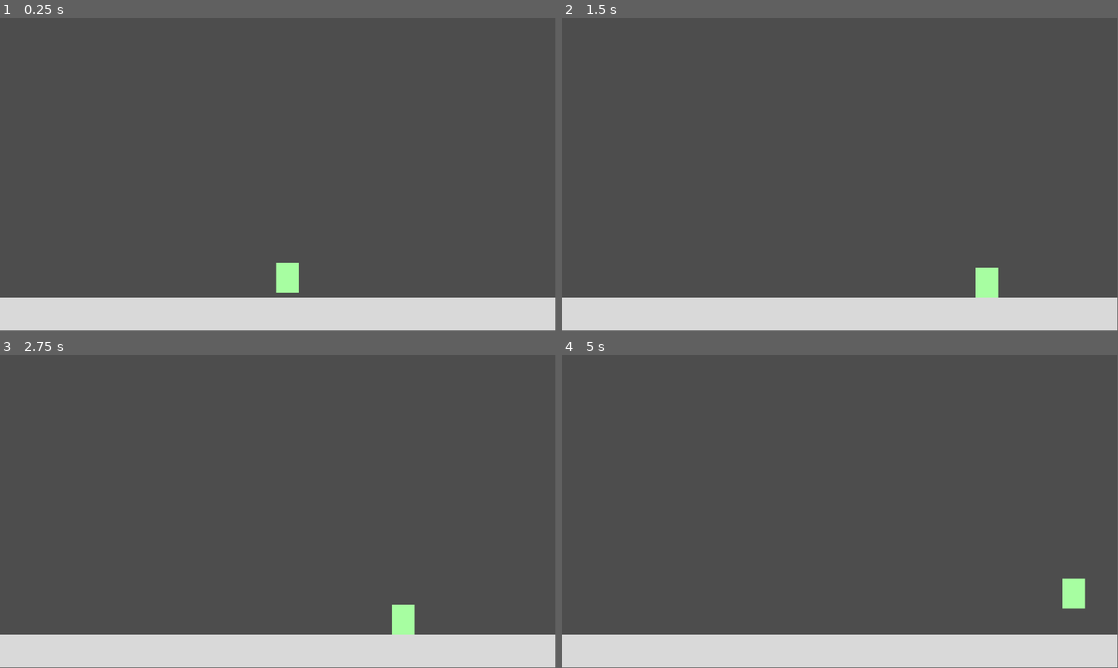
Above: before the commit, frames 1-4 (two rows, left to right).
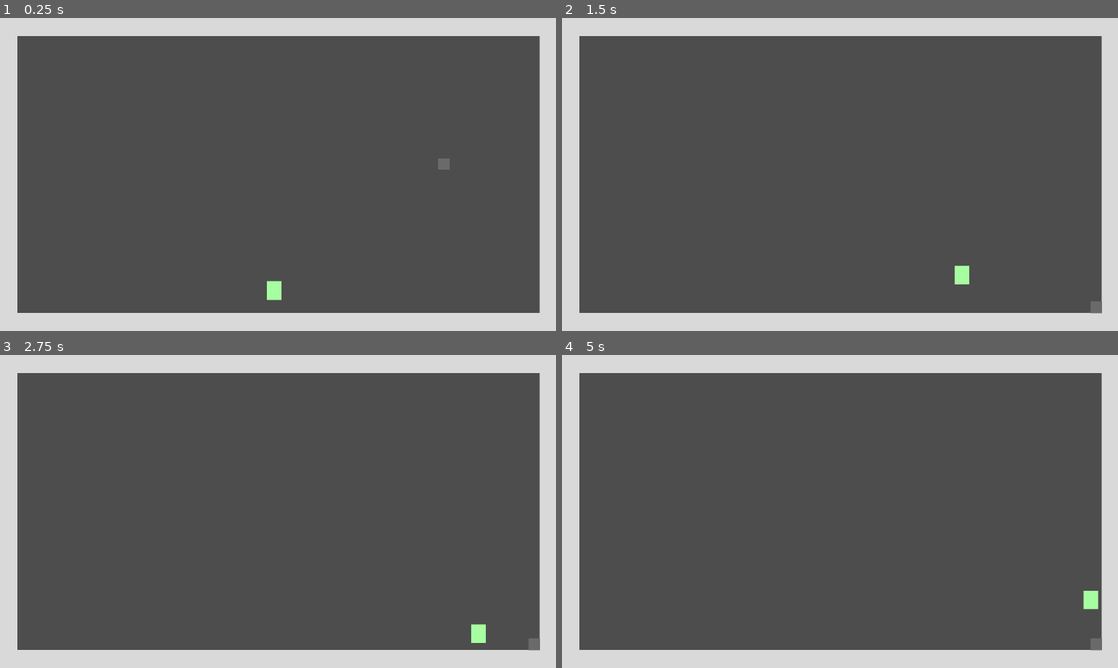
Above: after the commit, the same moments.

Repository: Harry32/ThinkyGameJam
Game: Godot game, scene res://scenes/levels/level.tscn
The game is run twice, just before and just after one commit, with the same random seed, the same clock (stepped at 60 frames per second) and the same inputs.
Inputs:
- Up to frame 1 (0.25 s): no input
- Up to frame 2 (1.5 s): tap Enter (ui_accept) at 0.5, 0.6 s; hold Shift (Gravity, bound only after the commit) 0.53-1.28 s; hold Right (ui_right) from 0.53 s (still down); tap Space (Jump, bound only after the commit) at 0.77, 1.07 s; tap Shift (Gravity, bound only after the commit) at 1.35 s
- Up to frame 3 (2.75 s): tap Space (Jump, bound only after the commit) at 1.52, 1.55, 1.82, 2.1 s; release Right (ui_right) at 2.03 s; hold Left (ui_left) from 2.03 s (still down); tap Enter (ui_accept) at 2.3 s
- Up to frame 4 (5 s): release Left (ui_left) at 2.78 s; hold Right (ui_right) 2.78-4.28 s; tap Enter (ui_accept) at 2.85, 4.35 s; tap Space (Jump, bound only after the commit) at 3.02, 3.32, 3.77, 3.8, 4.07, 4.52, 4.82 s; tap Shift (Gravity, bound only after the commit) at 3.05 s; hold Shift (Gravity, bound only after the commit) 3.53-4.28 s; hold Left (ui_left) from 4.28 s (still down)
The window is 799x449 before the commit and 800x450 after it. Grey fills any space a smaller window leaves; there, only what the larger window draws over its background counts as a difference.

The runs differ from the first frame. In frame 1, 16% of the frame differs, in the area x 0-100%, y 0-95%; in frame 2, 16%; in frame 3, 16%; in frame 4, 16%.

Commit message:
Adicionando mudança de gravidade

Diff:
--- /dev/null
+++ b/graphics/icon.svg
@@ -0,0 +1 @@
+<svg height="128" width="128" xmlns="http://www.w3.org/2000/svg"><rect x="2" y="2" width="124" height="124" rx="14" fill="#363d52" stroke="#212532" stroke-width="4"/><g transform="scale(.101) translate(122 122)"><g fill="#fff"><path d="M105 673v33q407 354 814 0v-33z"/><path fill="#478cbf" d="m105 673 152 14q12 1 15 14l4 67 132 10 8-61q2-11 15-15h162q13 4 15 15l8 61 132-10 4-67q3-13 15-14l152-14V427q30-39 56-81-35-59-83-108-43 20-82 47-40-37-88-64 7-51 8-102-59-28-123-42-26 43-46 89-49-7-98 0-20-46-46-89-64 14-123 42 1 51 8 102-48 27-88 64-39-27-82-47-48 49-83 108 26 42 56 81zm0 33v39c0 276 813 276 813 0v-39l-134 12-5 69q-2 10-14 13l-162 11q-12 0-16-11l-10-65H447l-10 65q-4 11-16 11l-162-11q-12-3-14-13l-5-69z"/><path d="M483 600c3 34 55 34 58 0v-86c-3-34-55-34-58 0z"/><circle cx="725" cy="526" r="90"/><circle cx="299" cy="526" r="90"/></g><g fill="#414042"><circle cx="307" cy="532" r="60"/><circle cx="717" cy="532" r="60"/></g></g></svg>
--- a/project.godot
+++ b/project.godot
@@ -15,6 +15,67 @@
 config/features=PackedStringArray("4.2", "GL Compatibility")
 config/icon="res://icon.svg"
 
+[autoload]
+
+GravityInformation="*res://scripts/globals/gravity_information.gd"
+
+[display]
+
+window/size/viewport_width=1920
+window/size/viewport_height=1080
+window/stretch/mode="viewport"
+
+[file_customization]
+
+folder_colors={
+"res://graphics/": "purple",
+"res://scenes/": "blue",
+"res://scripts/": "teal"
+}
+
+[input]
+
+Left={
+"deadzone": 0.5,
+"events": [Object(InputEventKey,"resource_local_to_scene":false,"resource_name":"","device":-1,"window_id":0,"alt_pressed":false,"shift_pressed":false,"ctrl_pressed":false,"meta_pressed":false,"pressed":false,"keycode":0,"physical_keycode":65,"key_label":0,"unicode":97,"echo":false,"script":null)
+, Object(InputEventKey,"resource_local_to_scene":false,"resource_name":"","device":-1,"window_id":0,"alt_pressed":false,"shift_pressed":false,"ctrl_pressed":false,"meta_pressed":false,"pressed":false,"keycode":0,"physical_keycode":4194319,"key_label":0,"unicode":0,"echo":false,"script":null)
+]
+}
+Right={
+"deadzone": 0.5,
+"events": [Object(InputEventKey,"resource_local_to_scene":false,"resource_name":"","device":-1,"window_id":0,"alt_pressed":false,"shift_pressed":false,"ctrl_pressed":false,"meta_pressed":false,"pressed":false,"keycode":0,"physical_keycode":68,"key_label":0,"unicode":100,"echo":false,"script":null)
+, Object(InputEventKey,"resource_local_to_scene":false,"resource_name":"","device":-1,"window_id":0,"alt_pressed":false,"shift_pressed":false,"ctrl_pressed":false,"meta_pressed":false,"pressed":false,"keycode":0,"physical_keycode":4194321,"key_label":0,"unicode":0,"echo":false,"script":null)
+]
+}
+Up={
+"deadzone": 0.5,
+"events": [Object(InputEventKey,"resource_local_to_scene":false,"resource_name":"","device":-1,"window_id":0,"alt_pressed":false,"shift_pressed":false,"ctrl_pressed":false,"meta_pressed":false,"pressed":false,"keycode":0,"physical_keycode":87,"key_label":0,"unicode":119,"echo":false,"script":null)
+, Object(InputEventKey,"resource_local_to_scene":false,"resource_name":"","device":-1,"window_id":0,"alt_pressed":false,"shift_pressed":false,"ctrl_pressed":false,"meta_pressed":false,"pressed":false,"keycode":0,"physical_keycode":4194320,"key_label":0,"unicode":0,"echo":false,"script":null)
+]
+}
+Down={
+"deadzone": 0.5,
+"events": [Object(InputEventKey,"resource_local_to_scene":false,"resource_name":"","device":-1,"window_id":0,"alt_pressed":false,"shift_pressed":false,"ctrl_pressed":false,"meta_pressed":false,"pressed":false,"keycode":0,"physical_keycode":83,"key_label":0,"unicode":115,"echo":false,"script":null)
+, Object(InputEventKey,"resource_local_to_scene":false,"resource_name":"","device":-1,"window_id":0,"alt_pressed":false,"shift_pressed":false,"ctrl_pressed":false,"meta_pressed":false,"pressed":false,"keycode":0,"physical_keycode":4194322,"key_label":0,"unicode":0,"echo":false,"script":null)
+]
+}
+Jump={
+"deadzone": 0.5,
+"events": [Object(InputEventKey,"resource_local_to_scene":false,"resource_name":"","device":-1,"window_id":0,"alt_pressed":false,"shift_pressed":false,"ctrl_pressed":false,"meta_pressed":false,"pressed":false,"keycode":0,"physical_keycode":32,"key_label":0,"unicode":32,"echo":false,"script":null)
+]
+}
+Gravity={
+"deadzone": 0.5,
+"events": [Object(InputEventKey,"resource_local_to_scene":false,"resource_name":"","device":-1,"window_id":0,"alt_pressed":false,"shift_pressed":false,"ctrl_pressed":false,"meta_pressed":false,"pressed":false,"keycode":0,"physical_keycode":4194325,"key_label":0,"unicode":0,"echo":false,"script":null)
+]
+}
+
+[layer_names]
+
+2d_physics/layer_1="Player"
+2d_physics/layer_2="Movable Objects"
+2d_physics/layer_3="Fixed Objects"
+
 [rendering]
 
 renderer/rendering_method="gl_compatibility"
--- a/scenes/levels/level.tscn
+++ b/scenes/levels/level.tscn
@@ -1,23 +1,75 @@
-[gd_scene load_steps=3 format=3 uid="uid://c8y7wph201vx4"]
+[gd_scene load_steps=5 format=3 uid="uid://c8y7wph201vx4"]
 
 [ext_resource type="PackedScene" uid="uid://crdgt41diya2q" path="res://scenes/player/player.tscn" id="1_2inqr"]
+[ext_resource type="PackedScene" uid="uid://dup7d17q22x3s" path="res://scenes/objects/box.tscn" id="2_vth67"]
 
 [sub_resource type="RectangleShape2D" id="RectangleShape2D_3d0cl"]
-size = Vector2(1202, 115)
+size = Vector2(1960, 115)
+
+[sub_resource type="RectangleShape2D" id="RectangleShape2D_w5y0n"]
+size = Vector2(114.5, 1101)
 
 [node name="Level" type="Node2D"]
 
 [node name="Player" parent="." instance=ExtResource("1_2inqr")]
-position = Vector2(573, 475)
+position = Vector2(946, 908)
 
-[node name="Floor" type="StaticBody2D" parent="."]
-position = Vector2(0, 580)
+[node name="Walls" type="Node2D" parent="."]
 
-[node name="CollisionShape2D" type="CollisionShape2D" parent="Floor"]
-position = Vector2(601, 57.5)
+[node name="DownWall" type="StaticBody2D" parent="Walls"]
+position = Vector2(0, 1018)
+
+[node name="DownCollision" type="CollisionShape2D" parent="Walls/DownWall"]
+position = Vector2(980, 57.5)
 shape = SubResource("RectangleShape2D_3d0cl")
 
-[node name="ColorRect" type="ColorRect" parent="Floor"]
-offset_right = 1202.0
+[node name="DownRect" type="ColorRect" parent="Walls/DownWall"]
+offset_right = 1960.0
 offset_bottom = 115.0
 color = Color(0.85098, 0.85098, 0.85098, 1)
+metadata/_edit_use_anchors_ = true
+
+[node name="UpWall" type="StaticBody2D" parent="Walls"]
+position = Vector2(0, -52)
+
+[node name="UpCollision" type="CollisionShape2D" parent="Walls/UpWall"]
+position = Vector2(980, 57.5)
+shape = SubResource("RectangleShape2D_3d0cl")
+
+[node name="UpRect" type="ColorRect" parent="Walls/UpWall"]
+offset_right = 1960.0
+offset_bottom = 115.0
+color = Color(0.85098, 0.85098, 0.85098, 1)
+metadata/_edit_use_anchors_ = true
+
+[node name="LeftWall" type="StaticBody2D" parent="Walls"]
+position = Vector2(-55, 0)
+
+[node name="LeftCollision" type="CollisionShape2D" parent="Walls/LeftWall"]
+position = Vector2(57.75, 550)
+shape = SubResource("RectangleShape2D_w5y0n")
+
+[node name="LeftRect" type="ColorRect" parent="Walls/LeftWall"]
+offset_right = 115.0
+offset_bottom = 1100.0
+color = Color(0.85098, 0.85098, 0.85098, 1)
+metadata/_edit_use_anchors_ = true
+
+[node name="RightWall" type="StaticBody2D" parent="Walls"]
+position = Vector2(1864, 0)
+
+[node name="RightCollision" type="CollisionShape2D" parent="Walls/RightWall"]
+position = Vector2(58, 550)
+shape = SubResource("RectangleShape2D_w5y0n")
+
+[node name="RightRect" type="ColorRect" parent="Walls/RightWall"]
+offset_right = 115.0
+offset_bottom = 1100.0
+color = Color(0.85098, 0.85098, 0.85098, 1)
+metadata/_edit_use_anchors_ = true
+
+[node name="Box" parent="." instance=ExtResource("2_vth67")]
+position = Vector2(1533, 476)
+collision_layer = 1
+collision_mask = 1
+gravity_scale = 1.0
--- /dev/null
+++ b/scenes/mechanics/icon.svg
@@ -0,0 +1 @@
+<svg height="128" width="128" xmlns="http://www.w3.org/2000/svg"><rect x="2" y="2" width="124" height="124" rx="14" fill="#363d52" stroke="#212532" stroke-width="4"/><g transform="scale(.101) translate(122 122)"><g fill="#fff"><path d="M105 673v33q407 354 814 0v-33z"/><path fill="#478cbf" d="m105 673 152 14q12 1 15 14l4 67 132 10 8-61q2-11 15-15h162q13 4 15 15l8 61 132-10 4-67q3-13 15-14l152-14V427q30-39 56-81-35-59-83-108-43 20-82 47-40-37-88-64 7-51 8-102-59-28-123-42-26 43-46 89-49-7-98 0-20-46-46-89-64 14-123 42 1 51 8 102-48 27-88 64-39-27-82-47-48 49-83 108 26 42 56 81zm0 33v39c0 276 813 276 813 0v-39l-134 12-5 69q-2 10-14 13l-162 11q-12 0-16-11l-10-65H447l-10 65q-4 11-16 11l-162-11q-12-3-14-13l-5-69z"/><path d="M483 600c3 34 55 34 58 0v-86c-3-34-55-34-58 0z"/><circle cx="725" cy="526" r="90"/><circle cx="299" cy="526" r="90"/></g><g fill="#414042"><circle cx="307" cy="532" r="60"/><circle cx="717" cy="532" r="60"/></g></g></svg>
--- /dev/null
+++ b/scenes/objects/box.tscn
@@ -0,0 +1,18 @@
+[gd_scene load_steps=3 format=3 uid="uid://dup7d17q22x3s"]
+
+[ext_resource type="PackedScene" uid="uid://cyywepnoyurvi" path="res://scenes/objects/object.tscn" id="1_jo6b3"]
+
+[sub_resource type="RectangleShape2D" id="RectangleShape2D_vstl0"]
+size = Vector2(40, 40)
+
+[node name="Box" instance=ExtResource("1_jo6b3")]
+
+[node name="CollisionShape2D" type="CollisionShape2D" parent="." index="0"]
+shape = SubResource("RectangleShape2D_vstl0")
+
+[node name="ColorRect" type="ColorRect" parent="." index="1"]
+offset_left = -20.0
+offset_top = -20.0
+offset_right = 20.0
+offset_bottom = 20.0
+color = Color(0.415686, 0.415686, 0.415686, 1)
--- /dev/null
+++ b/scenes/objects/object.tscn
@@ -0,0 +1,9 @@
+[gd_scene load_steps=2 format=3 uid="uid://cyywepnoyurvi"]
+
+[ext_resource type="Script" path="res://scripts/object.gd" id="1_82d72"]
+
+[node name="Object" type="RigidBody2D"]
+collision_layer = 2
+collision_mask = 7
+gravity_scale = 0.0
+script = ExtResource("1_82d72")
--- a/scenes/player/player.tscn
+++ b/scenes/player/player.tscn
@@ -6,13 +6,15 @@
 size = Vector2(47, 62)
 
 [node name="Player" type="CharacterBody2D"]
+collision_mask = 7
 script = ExtResource("1_q8xoc")
 
 [node name="CollisionShape2D" type="CollisionShape2D" parent="."]
-position = Vector2(23.5, 31)
 shape = SubResource("RectangleShape2D_6hvyj")
 
 [node name="ColorRect" type="ColorRect" parent="."]
-offset_right = 47.0
-offset_bottom = 62.0
+offset_left = -25.0
+offset_top = -32.0
+offset_right = 25.0
+offset_bottom = 32.0
 color = Color(0.654902, 0.996078, 0.631373, 1)
--- /dev/null
+++ b/scripts/globals/gravity_information.gd
@@ -0,0 +1,9 @@
+extends Node
+
+signal up_direction_change(upDirection: Vector2)
+
+var upDirection : Vector2 = Vector2.UP
+
+func update_up_direction(newUpDirection: Vector2):
+	upDirection = newUpDirection
+	up_direction_change.emit(upDirection)
--- /dev/null
+++ b/scripts/object.gd
@@ -0,0 +1,17 @@
+extends RigidBody2D
+
+var gravity = ProjectSettings.get_setting("physics/2d/default_gravity") * -1
+var gravity_vector: Vector2 = Vector2(0, 0)
+
+func _ready():
+	GravityInformation.connect("up_direction_change", change_up_direction)
+
+	gravity_vector.y = -gravity * mass
+	gravity_scale = 0
+
+func _physics_process(delta):
+	apply_central_force(gravity_vector)
+
+## Change gravity direction upon signal
+func change_up_direction(upDirection: Vector2):
+	gravity_vector = gravity * mass * upDirection
--- a/scripts/player.gd
+++ b/scripts/player.gd
@@ -1,28 +1,70 @@
 extends CharacterBody2D
 
+const SPEED = 500.0
+const JUMP_VELOCITY = 600.0
+const PUSH_FORCE = 60.0
 
-const SPEED = 300.0
-const JUMP_VELOCITY = -400.0
-
-# Get the gravity from the project settings to be synced with RigidBody nodes.
-var gravity = ProjectSettings.get_setting("physics/2d/default_gravity")
+var gravity = ProjectSettings.get_setting("physics/2d/default_gravity") * -1
 
 
 func _physics_process(delta):
-	# Add the gravity.
 	if not is_on_floor():
-		velocity.y += gravity * delta
+		calculate_gravity(delta)
 
-	# Handle jump.
-	if Input.is_action_just_pressed("ui_accept") and is_on_floor():
-		velocity.y = JUMP_VELOCITY
+	if Input.is_action_just_pressed("Jump") and is_on_floor():
+		jump()
 
-	# Get the input direction and handle the movement/deceleration.
-	# As good practice, you should replace UI actions with custom gameplay actions.
-	var direction = Input.get_axis("ui_left", "ui_right")
-	if direction:
-		velocity.x = direction * SPEED
+	if Input.is_action_pressed("Gravity"):
+		change_up_direction()
 	else:
-		velocity.x = move_toward(velocity.x, 0, SPEED)
+		movement()
 
 	move_and_slide()
+	calculate_push()
+
+## Add the gravity based on up_direction vector.
+func calculate_gravity(delta):
+	velocity.y += gravity * (up_direction.y) * delta
+	velocity.x += gravity * (up_direction.x) * delta
+
+## Handle jump based on up_direction vector.
+func jump():
+		velocity.y = JUMP_VELOCITY * (up_direction.y)
+		velocity.x = JUMP_VELOCITY * (up_direction.x)
+
+## Change direction based on input.
+func change_up_direction():
+	# I changed the order of these parameters to avoid calculations
+	var newUpDirection = Input.get_vector("Right", "Left", "Down", "Up")
+	if newUpDirection != Vector2.ZERO and newUpDirection != GravityInformation.upDirection:
+		set_up_direction(newUpDirection)
+		GravityInformation.update_up_direction(newUpDirection)
+
+## Handle character movement.
+func movement():
+	# Get the input direction and handle the movement/deceleration
+	var direction = Input.get_axis("Left", "Right")
+	var direction_vertical_movement = 1
+
+	if up_direction.y != 0:
+		if direction:
+			velocity.x = direction * SPEED
+		else:
+			velocity.x = move_toward(velocity.x, 0, SPEED)
+	else:
+		if up_direction == Vector2.LEFT:
+			direction_vertical_movement = -1
+		else:
+			direction_vertical_movement = 1
+
+		if direction:
+			velocity.y = direction * direction_vertical_movement * SPEED
+		else:
+			velocity.y = move_toward(velocity.y, 0, SPEED)
+
+## Calculate push force on RigidBody2d objects that the player collide with
+func calculate_push():
+	for i in get_slide_collision_count():
+		var collision = get_slide_collision(i)
+		if collision.get_collider() is RigidBody2D:
+			collision.get_collider().apply_central_impulse(-collision.get_normal() * PUSH_FORCE)
Not shown, added: graphics/icon.svg.import
Not shown, added: scenes/mechanics/icon.svg.import
Not shown, added: scenes/levels/lev48A5.tmp
Not shown, added: scenes/levels/lev5DD2.tmp
